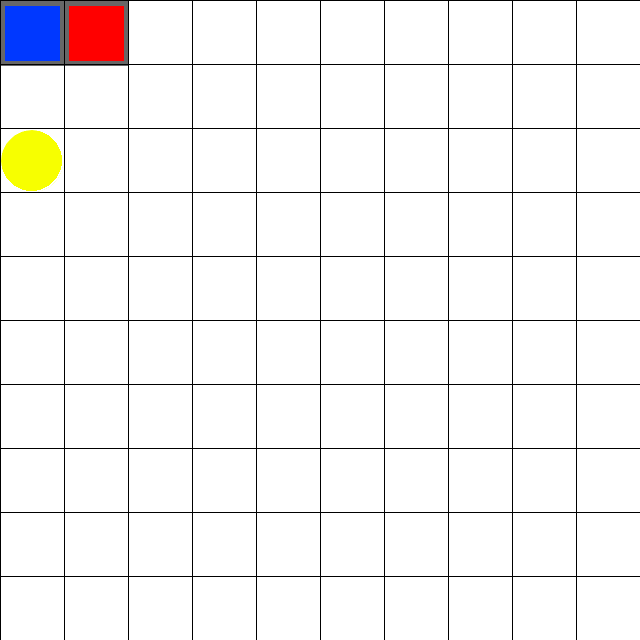
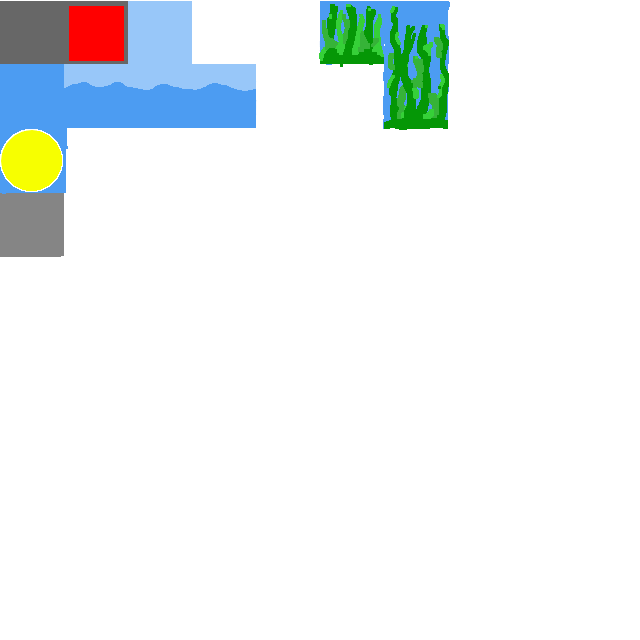
Layered file, before and after one edit (640px x 640px). Changes by layer:
hid "Grid" over [0, 0, 640, 640]
painted on "Background" over [0, 1, 450, 257]
